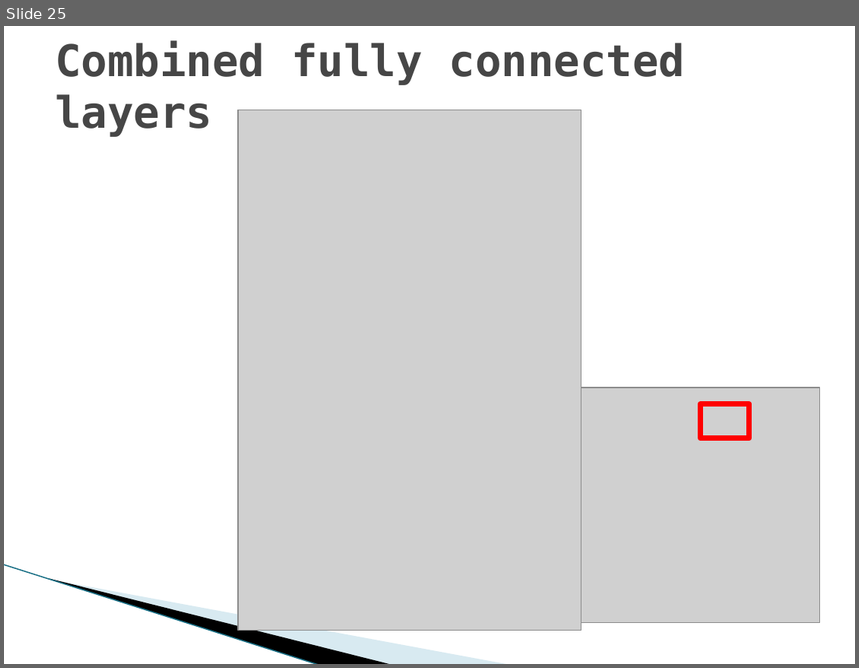
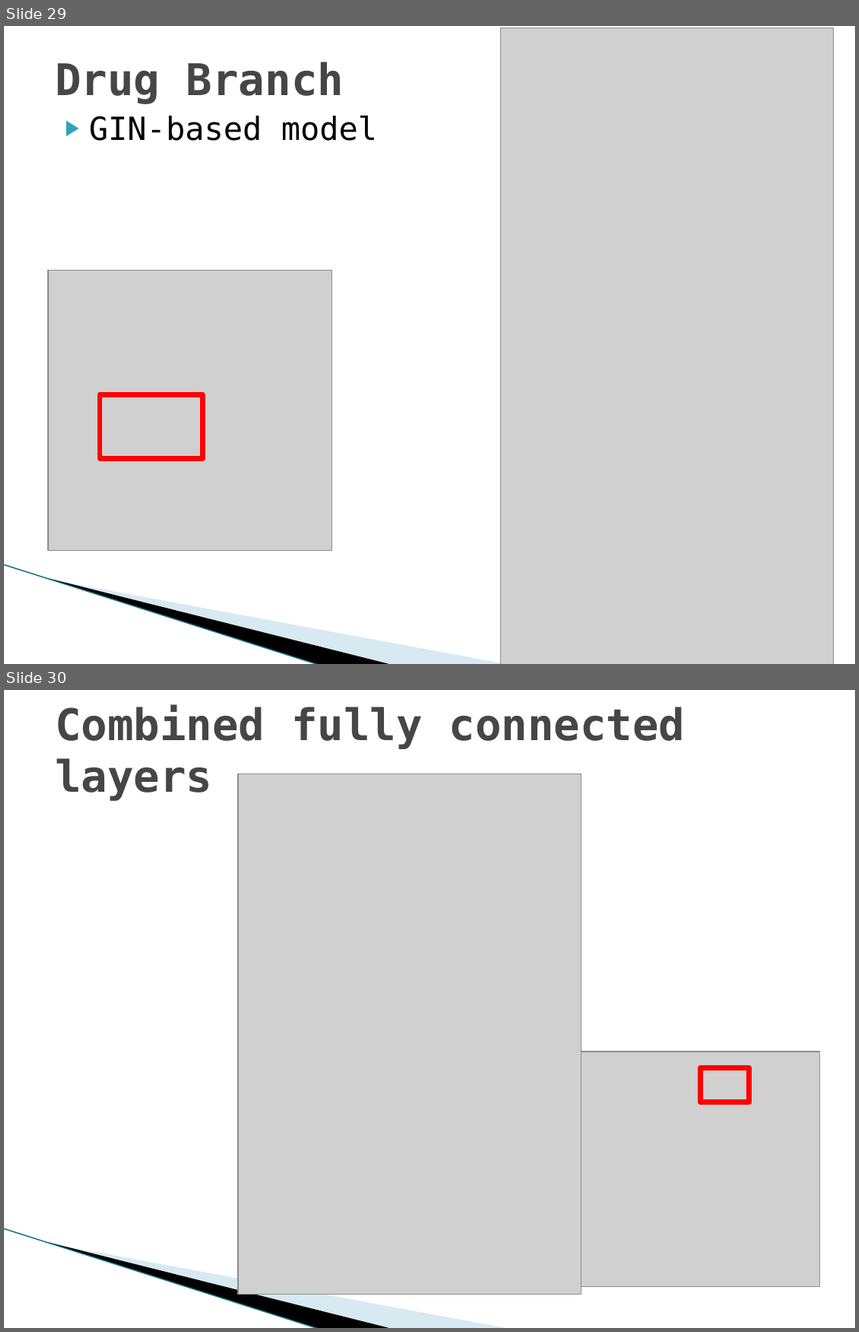
Before and after one commit to YoussefEzz/GraphDTA_forked, a slide deck: presentation/Drug Target affinity.pptx. Shown one above the other, each under a label of ours: slide 25 before the commit, slides 29 and 30 after it. The pictures are 859x668 and 859x1332 pixels, drawn with LibreOffice and Linux fonts; fonts in the diff are those of the drawing; grey boxes stand for pictures; background and template pictures are left out. Boxes give left, top, right and bottom in pixels: in the first picture for what was removed or moved away, otherwise in the second. Text is boxed around its words. In the diff, an @@ line names an element or a change of style, - is before the commit and + after.

Commit message:
update presentation with models

```diff
--- a/presentation/Drug Target affinity.pptx
+++ b/presentation/Drug Target affinity.pptx
@@ slide 29 added at (x1=4, y1=26, x2=855, y2=664), background #FFFFFF; not listed: 3 template elements that a slide beside it also shows @@
@@ picture added at (x1=500, y1=28, x2=834, y2=664) @@
@@ title added at (x1=55, y1=62, x2=344, y2=104), 36.9 pt, text #464646, bold @@
+Drug Branch
@@ text added at (x1=89, y1=116, x2=377, y2=141), 27 pt, text #000000 @@
+▶ GIN-based model
@@ picture added at (x1=48, y1=270, x2=332, y2=550) @@
@@ rectangle added at (x1=99, y1=395, x2=202, y2=458), outline #FF0000 4.33 pt @@
@@ what was slide 25 is now slide 30 @@
```
Also in this commit, not shown: 2 slides changed, 4 other slides added, 14 other files.
